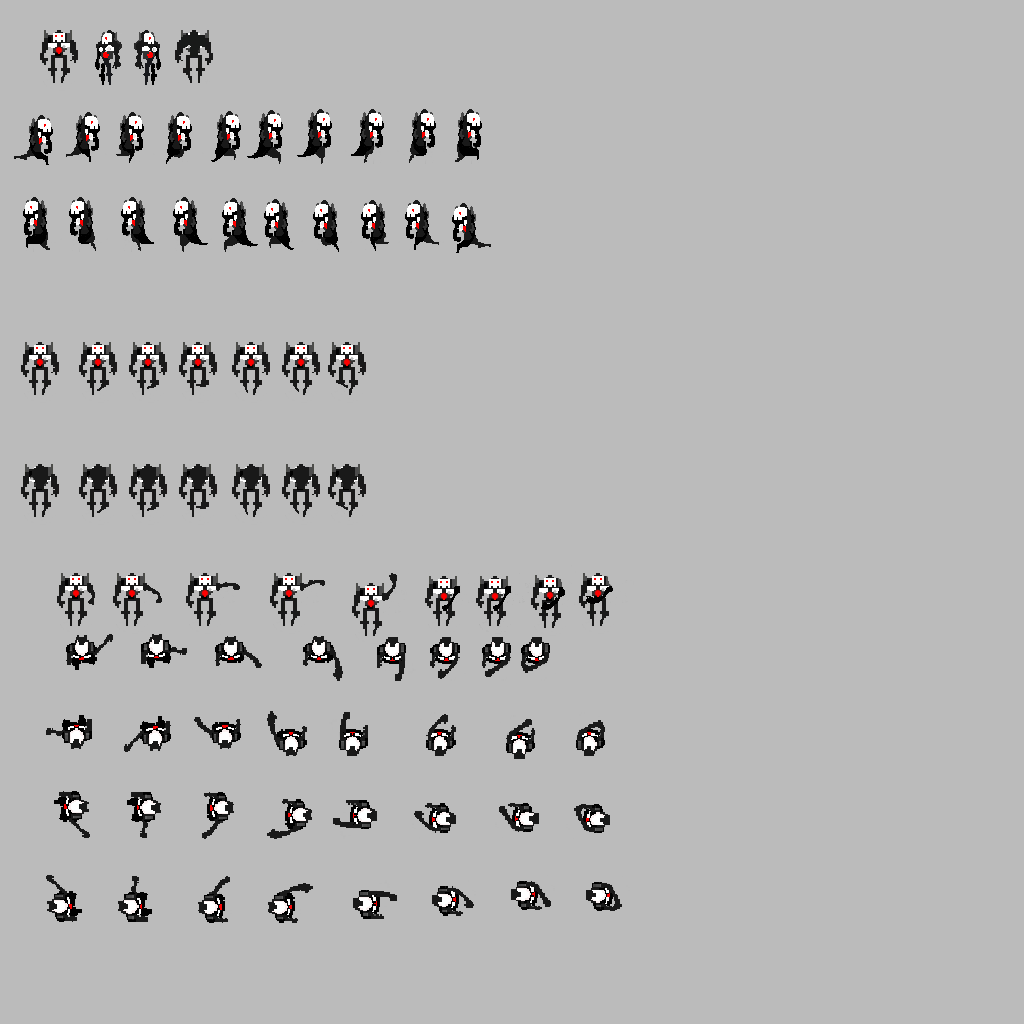
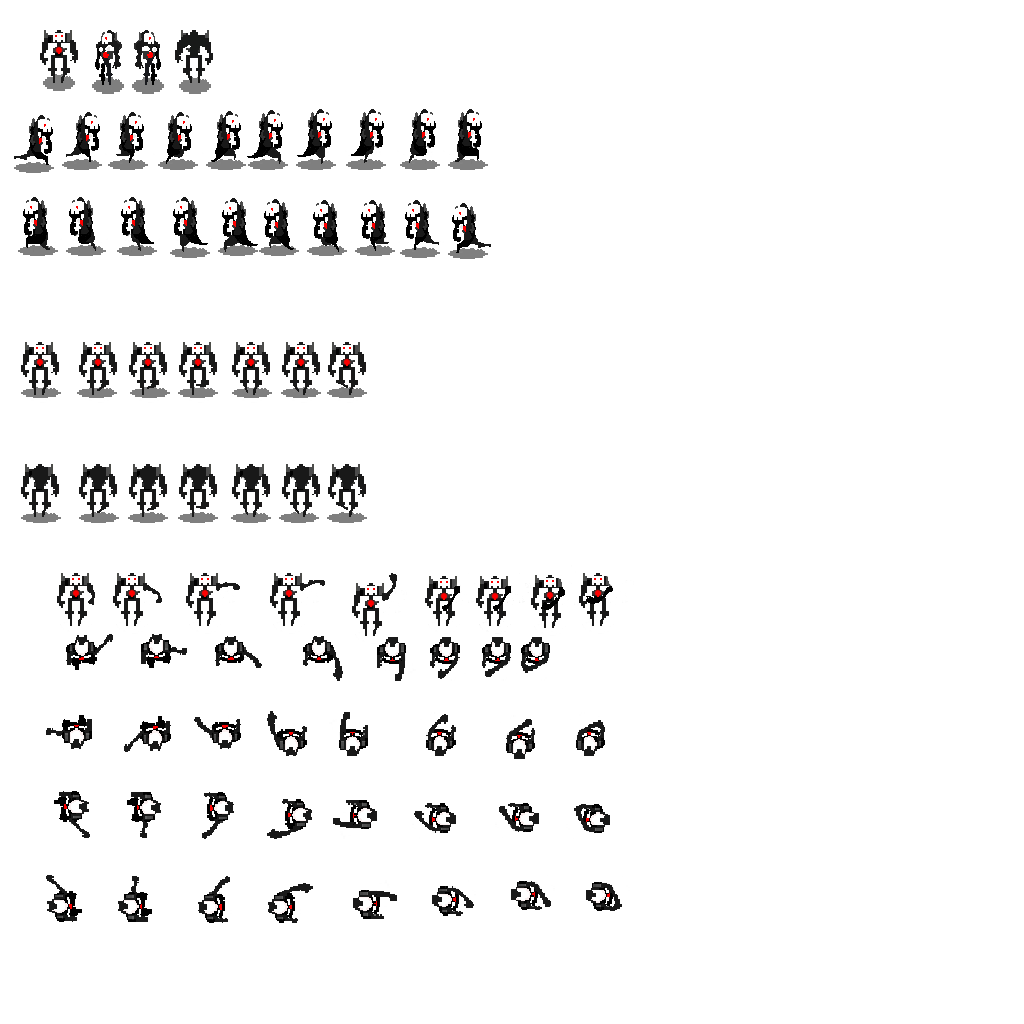
Layers edited between the first and the second w=1024, h=1024 image:
added layer "Layer 19 copy 21" (50%) above "Layer 19 copy 20" over [448, 248, 488, 259]
added layer "Layer 19 copy 20" (50%) above "Layer 19 copy 19" over [400, 247, 440, 258]
added layer "Layer 19 copy 19" (50%) above "Layer 19 copy 18" over [355, 245, 395, 256]
added layer "Layer 19 copy 18" (50%) above "Layer 19 copy 17" over [307, 245, 347, 256]
added layer "Layer 19 copy 17" (50%) above "Layer 19 copy 16" over [259, 245, 299, 256]
added layer "Layer 19 copy 16" (50%) above "Layer 19 copy 15" over [218, 245, 258, 256]
added layer "Layer 19 copy 15" (50%) above "Layer 19 copy 24" over [170, 247, 210, 258]
added layer "Layer 19 copy 24" (50%) above "Layer 19 copy 37" over [18, 245, 58, 256]
added layer "Layer 19 copy 37" (50%) above "Layer 19 copy 36" over [21, 512, 61, 523]
added layer "Layer 19 copy 36" (50%) above "Layer 19 copy 35" over [79, 512, 119, 523]
added layer "Layer 19 copy 35" (50%) above "Layer 19 copy 34" over [128, 512, 168, 523]
added layer "Layer 19 copy 34" (50%) above "Layer 19 copy 33" over [178, 512, 218, 523]
added layer "Layer 19 copy 33" (50%) above "Layer 19 copy 32" over [231, 512, 271, 523]
added layer "Layer 19 copy 32" (50%) above "Layer 19 copy 31" over [279, 512, 319, 523]
added layer "Layer 19 copy 31" (50%) above "Layer 19 copy 30" over [327, 512, 367, 523]
added layer "Layer 19 copy 30" (50%) above "Layer 19 copy 29" over [327, 387, 367, 398]
added layer "Layer 19 copy 29" (50%) above "Layer 19 copy 28" over [281, 387, 321, 398]
added layer "Layer 19 copy 3" (50%) above "Layer 19 copy 2" over [179, 77, 211, 94]
added layer "Layer 19 copy 2" (50%) above "Layer 19 copy" over [132, 77, 164, 94]
added layer "Layer 19 copy" (50%) above "Layer 19" over [92, 77, 124, 94]
added layer "Layer 19" (50%) above "Layer 6" over [43, 74, 75, 91]
hid "Layer 6" over [0, 0, 1024, 1024]
…and 17 more changes (17 added)
